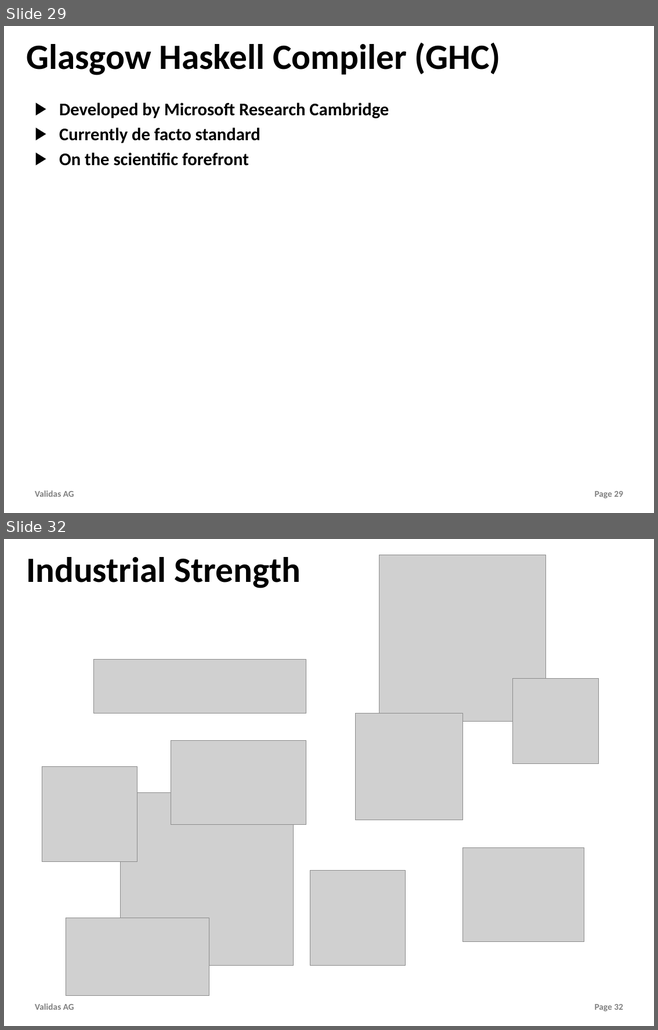
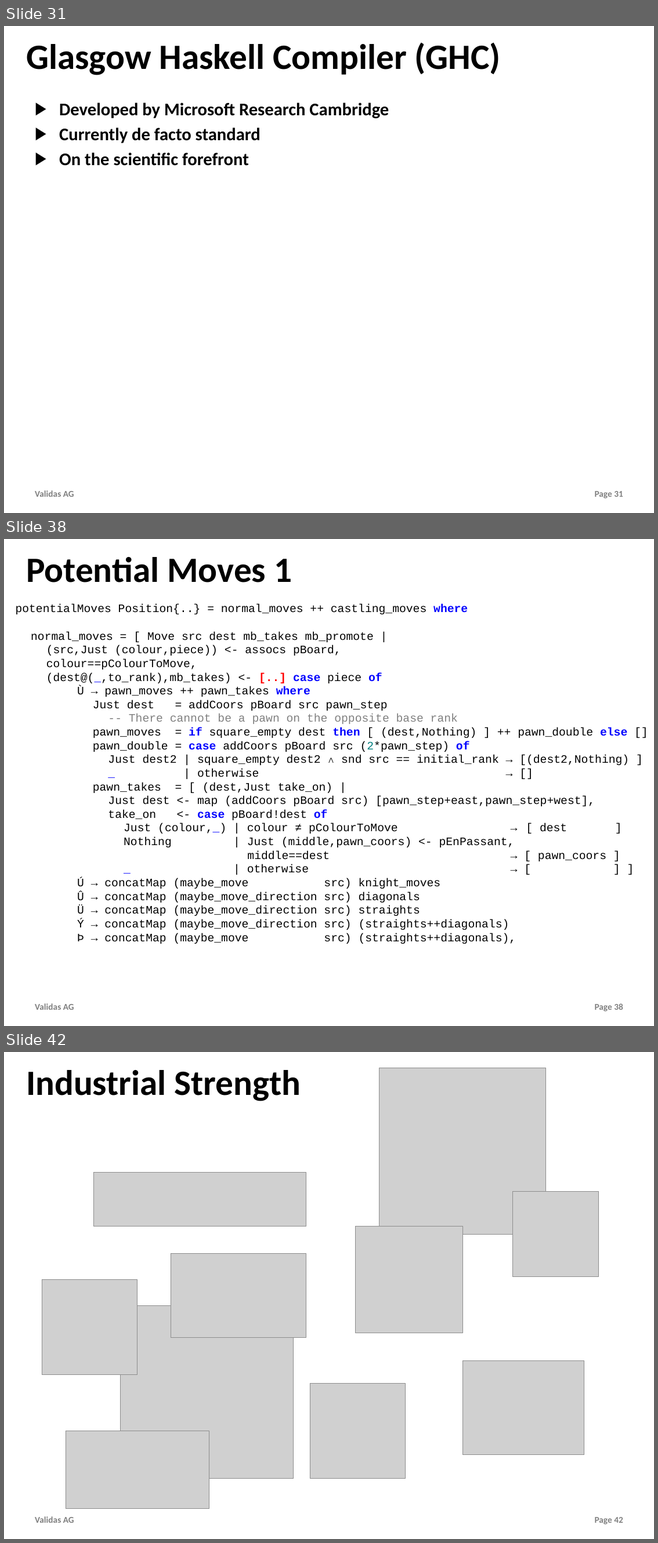
Before and after one commit to theoremprover/tvg, a slide deck: Vortraege/Towards_Haskell.pptx. Shown one above the other, each under a label of ours: slides 29 and 32 before the commit, slides 31, 38 and 42 after it; the slides between them are not shown. The pictures are 658x1030 and 658x1543 pixels, drawn with LibreOffice and Linux fonts; fonts in the diff are those of the drawing; grey boxes stand for pictures; background and template pictures are left out. Boxes give left, top, right and bottom in pixels: in the first picture for what was removed or moved away, otherwise in the second. Text is boxed around its words. In the diff, an @@ line names an element or a change of style, - is before the commit and + after.

```diff
--- a/Vortraege/Towards_Haskell.pptx
+++ b/Vortraege/Towards_Haskell.pptx
@@ slide 38 added at box(4, 539, 654, 1026), background #FFFFFF; not listed: 2 template elements that a slide beside it also shows @@
@@ title added at box(26, 557, 292, 583), 56 pt, text #000000, bold @@
+Potential Moves 1
@@ text added at box(16, 605, 629, 944), 18 pt, text #000000 @@
+potentialMoves Position{..} = normal_moves ++ castling_moves where
+normal_moves = [ Move src dest mb_takes mb_promote |
+(src,Just (colour,piece)) <- assocs pBoard,
+colour==pColourToMove,
+(dest@(_,to_rank),mb_takes) <- [..] case piece of
+Ù → pawn_moves ++ pawn_takes where
+Just dest = addCoors pBoard src pawn_step
+-- There cannot be a pawn on the opposite base rank
+pawn_moves = if square_empty dest then [ (dest,Nothing) ] ++ pawn_double else []
+pawn_double = case addCoors pBoard src (2*pawn_step) of
+Just dest2 | square_empty dest2 ∧ snd src == initial_rank → [(dest2,Nothing) ]
+_ | otherwise → []
+pawn_takes = [ (dest,Just take_on) |
+Just dest <- map (addCoors pBoard src) [pawn_step+east,pawn_step+west],
+take_on <- case pBoard!dest of
+Just (colour,_) | colour ≠ pColourToMove → [ dest ]
+Nothing | Just (middle,pawn_coors) <- pEnPassant,
+middle==dest → [ pawn_coors ]
+_ | otherwise → [ ] ]
+Ú → concatMap (maybe_move src) knight_moves
+Û → concatMap (maybe_move_direction src) diagonals
+Ü → concatMap (maybe_move_direction src) straights
+Ý → concatMap (maybe_move_direction src) (straights++diagonals)
+Þ → concatMap (maybe_move src) (straights++diagonals),
@@ what was slide 29 is now slide 31 @@
@@ page number at box(594, 491, 623, 499): text changed @@
-Page 29
+Page 31
@@ what was slide 32 is now slide 42 @@
@@ page number at box(594, 1517, 623, 1525): text changed @@
-Page 32
+Page 42
```
Also in this commit, not shown: 12 slides changed, 11 other slides added, 2 slides removed, 1 other file.
